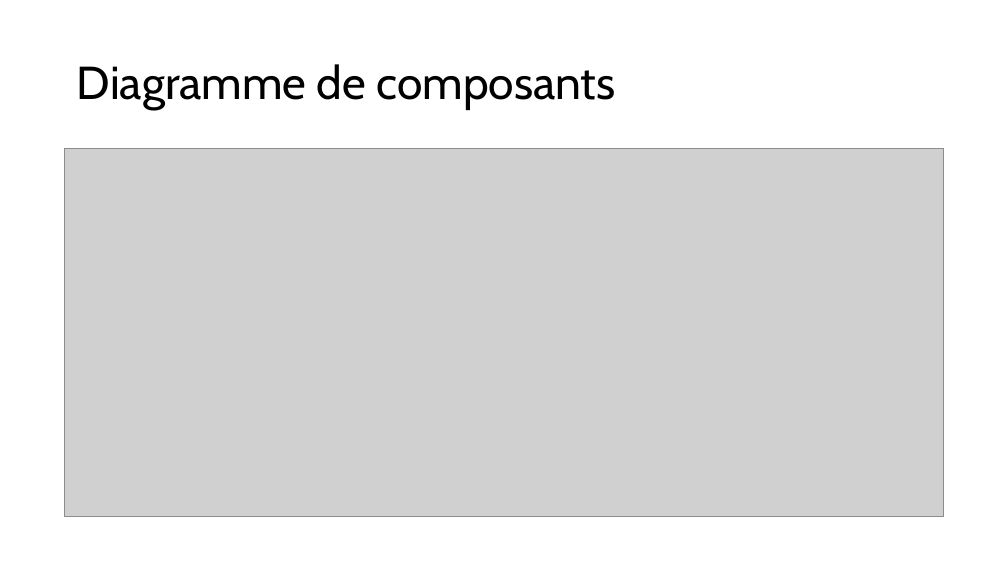
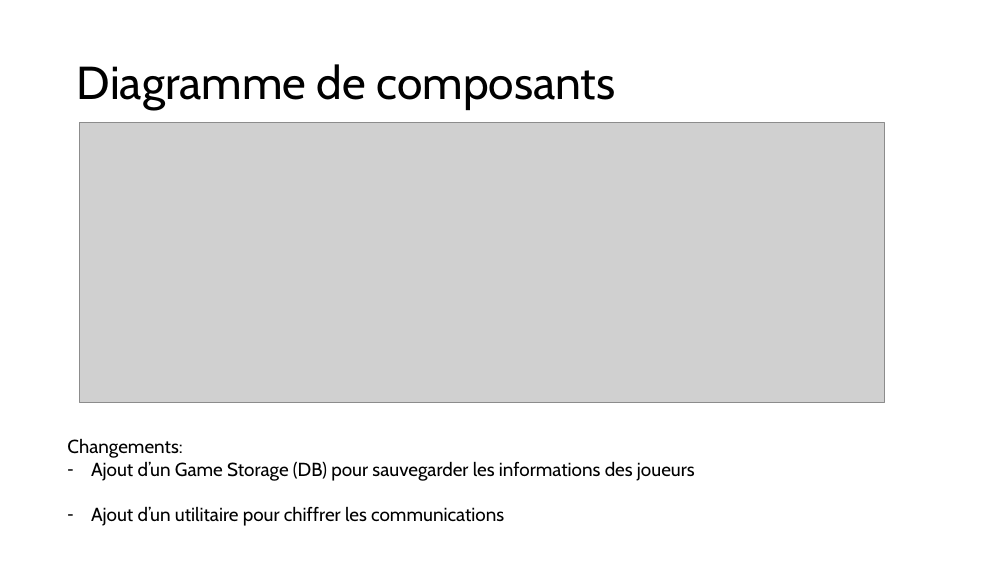
Before and after one commit to RobinSteiger/ASAD, a slide deck: slide 6 of doc/presentation.pptx. Drawn at 1008x567 pixels with LibreOffice and Linux fonts; fonts in the diff are those of the drawing; grey boxes stand for pictures. Boxes give left, top, right and bottom in pixels: in the first picture for what was removed or moved away, otherwise in the second. Text is boxed around its words. In the diff, an @@ line names an element or a change of style, - is before the commit and + after.

```diff
--- a/doc/presentation.pptx
+++ b/doc/presentation.pptx
@@ picture: place and size @@
-picture at bbox=[64, 148, 944, 516]
+picture at bbox=[79, 123, 885, 402]
@@ text added at bbox=[67, 439, 695, 526], 18 pt, text #000000 @@
+Changements:
+– Ajout d’un Game Storage (DB) pour sauvegarder les informations des joueurs
+– Ajout d’un utilitaire pour chiffrer les communications
```
Also in this commit, not shown: 3 other slides changed, 3 slides added, 1 slide removed, 6 other files.
